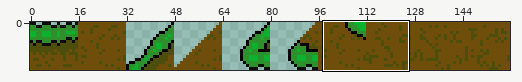
One commit to this sprite sheet: assets/tilesets/bushbash.png. The first picture is a wide view before the edit; the outline marks the close-up.
Close-up. Before:
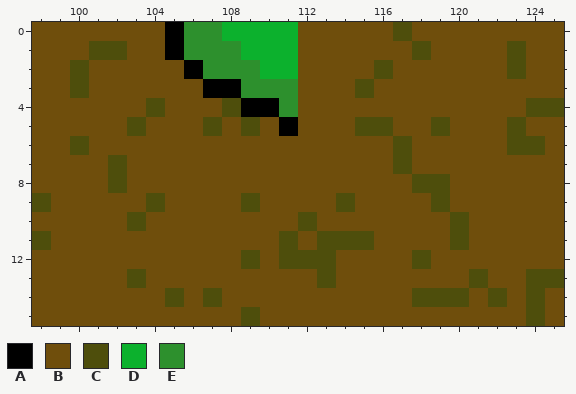
The file is 320x32 pixels, drawn in blocks of 2x2; one block is one cell here. Shown: x 98..125, y 0..15.
Palette (. is transparent): A #000000  B #6f4e0c  C #4e4e0c  D #0cb12d  E #2d902d
Pixels before, first column x 98:
 0 BBBBBBBAEEDDDDBBBBBCBBBBBBBB
 1 BBBCCBBAEEEDDDBBBBBBCBBBBCBB
 2 BBCBBBBBAEEEDDBBBBCBBBBBBCBB
 3 BBCBBBBBBAAEEEBBBCBBBBBBBBBB
 4 BBBBBBCBBBCAAEBBBBBBBBBBBBCC
 5 BBBBBCBBBCBCBABBBCCBBCBBBCBB
 6 BBCBBBBBBBBBBBBBBBBCBBBBBCCB
 7 BBBBCBBBBBBBBBBBBBBCBBBBBBBB
 8 BBBBCBBBBBBBBBBBBBBBCCBBBBBB
 9 CBBBBBCBBBBCBBBBCBBBBCBBBBBB
10 BBBBBCBBBBBBBBCBBBBBBBCBBBBB
11 CBBBBBBBBBBBBCBCCCBBBBCBBBBB
12 BBBBBBBBBBBCBCCCBBBBCBBBBBBB
13 BBBBBCBBBBBBBBBCBBBBBBBCBBCC
14 BBBBBBBCBCBBBBBBBBBBCCCBCBCB
15 BBBBBBBBBBBCBBBBBBBBBBBBBBCB
Now the later version:
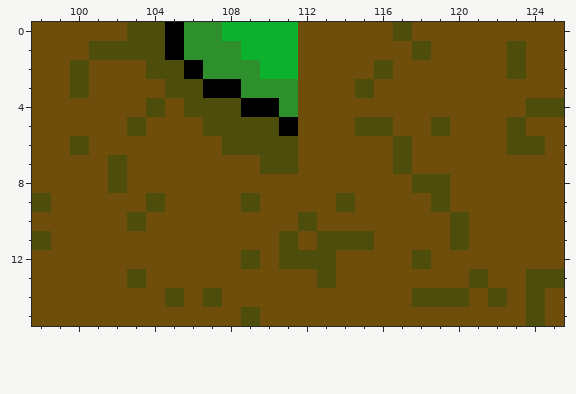
The author wrote: tile moif
Changes in this commit:
Changed rows in their new state; - is an unchanged pixel.
first column x 103:
 0 CC-------
 1 CC-------
 2 -CC------
 3 --CC-----
 4 ---CC----
 5 -----C-C-
 6 -----CCCC
 7 -------CC
